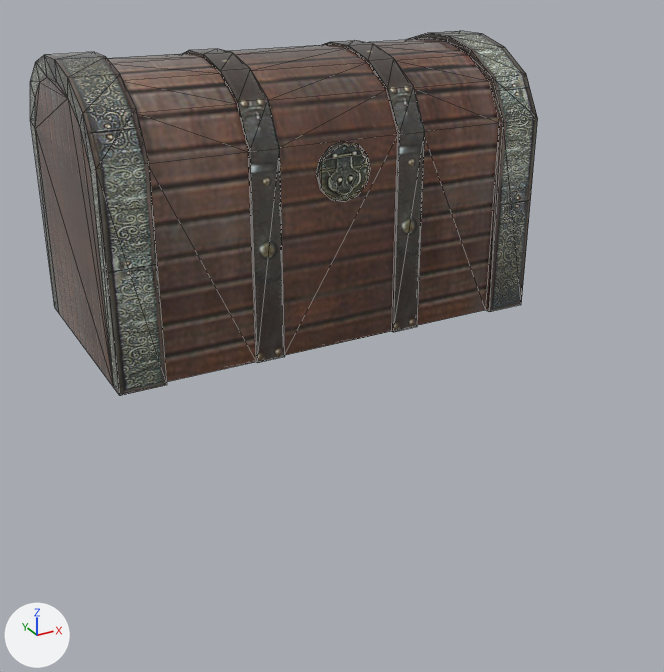
Renders of the FBX model Engine Root/Engine/Assets/FBXs/chest.fbx from each side of a commit.
Before and after are seen from a camera (50 mm lens) standing at (-0.0227, -0.0466, 0.0207) and looking at (0.0034, 0.0008, -0.003). Every picture has the same lights, and +X, +Y and +Z are marked at lower left. Mesh edges are drawn as thin lines. Where no turn or scale is listed for an object, it has been applied to the vertices.

Objects in the first picture: 'treasure_chest'.
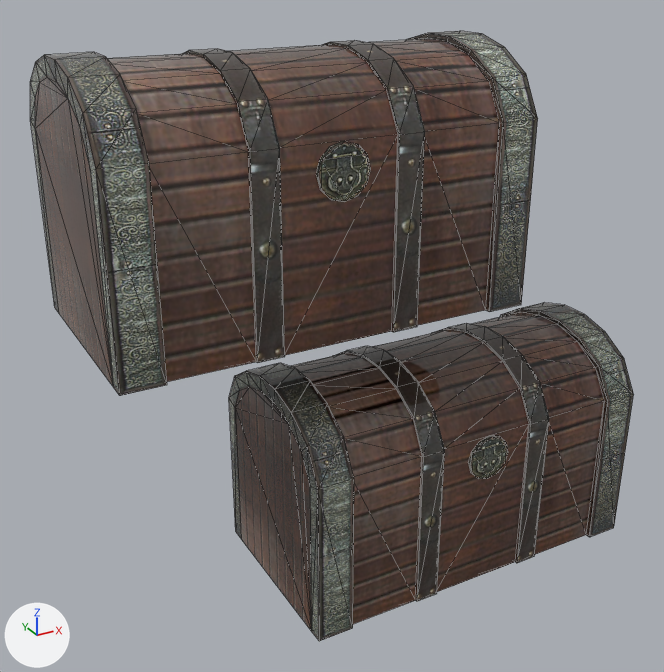
The newer file is also turned or shifted as a whole; pictures and numbers use the older file's frame.

Boxes (x1, y1, x2, y2) around the edits, measured in the pictures (664 x 672 px):
'treasure_chest_child', added: after (229, 302, 634, 641)

The change, as a diff of the scene's bpy script:
```diff
--- a/Engine Root/Engine/Assets/FBXs/chest.fbx.py
+++ b/Engine Root/Engine/Assets/FBXs/chest.fbx.py
@@ me_mesh_001 @@
+me_mesh_001.from_pydata(...)  # 184 vertices, 350 faces; spans x -0.0125..0.0125, y -0.0066..0.0066, z 0.0..0.0152
+me_mesh_001.materials.append(mat_treasure_chest)  # picture img_treasure_chest_png
@@ ob_treasure_chest_child @@
+ob_treasure_chest_child = bpy.data.objects.new('treasure_chest_child', me_mesh_001)
+ob_treasure_chest_child.location = (0.01089, 0.0, -0.02)
```
